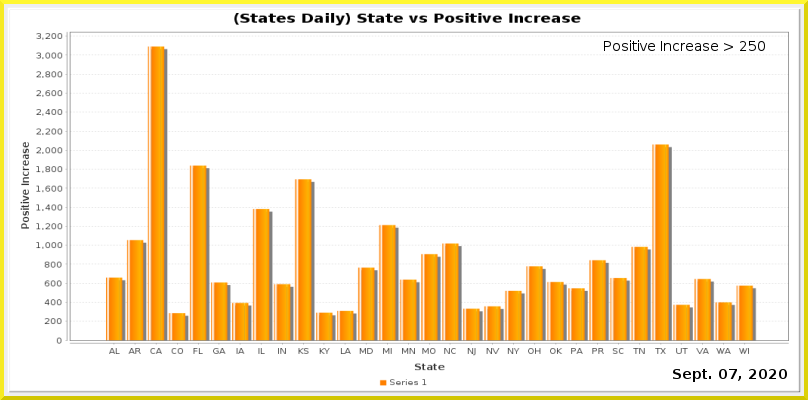
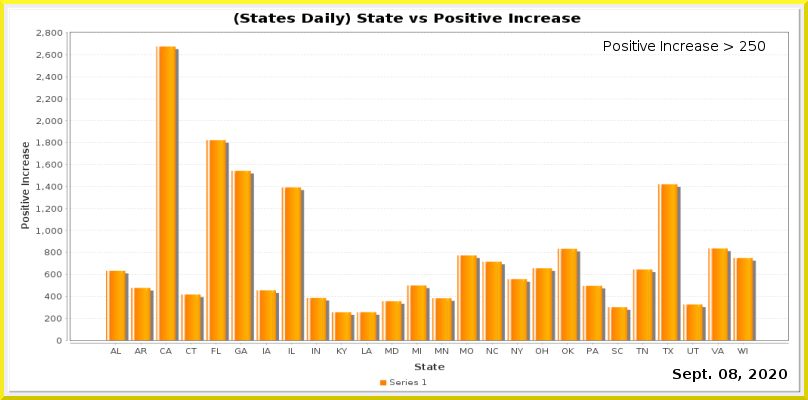
Layered file, before and after one edit (808x400). Changes by layer:
painted on "Current Date" over [729,369,737,379]
painted on "Date_vs_TestIncrease.png" over [36,29,789,356]
